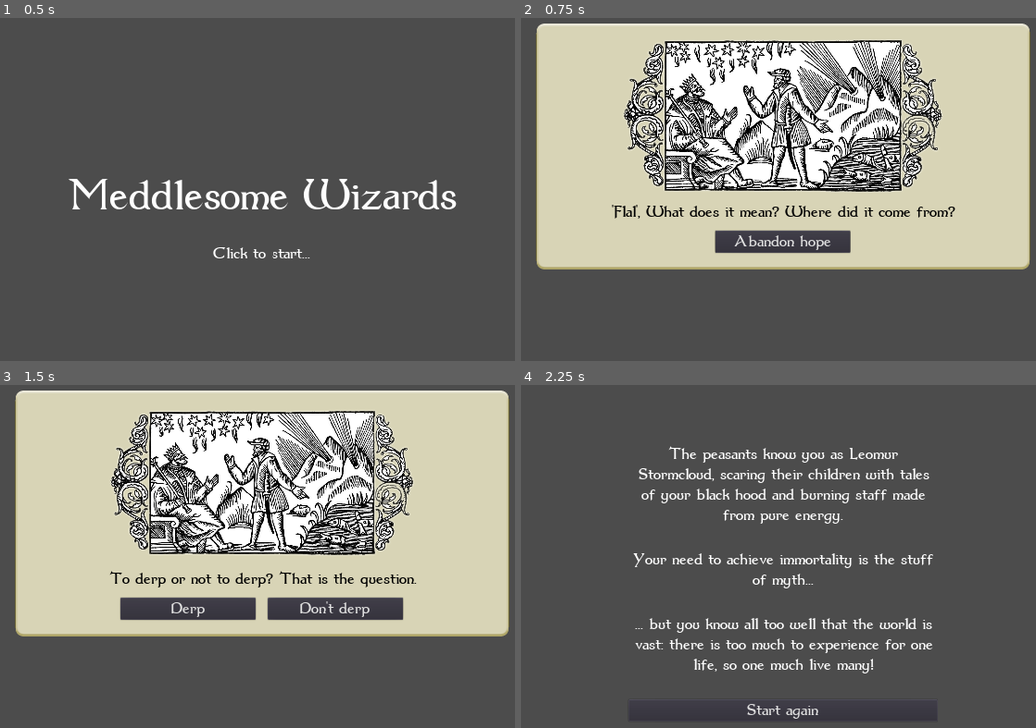
Above: before the commit, frames 1-4 (two rows, left to right).
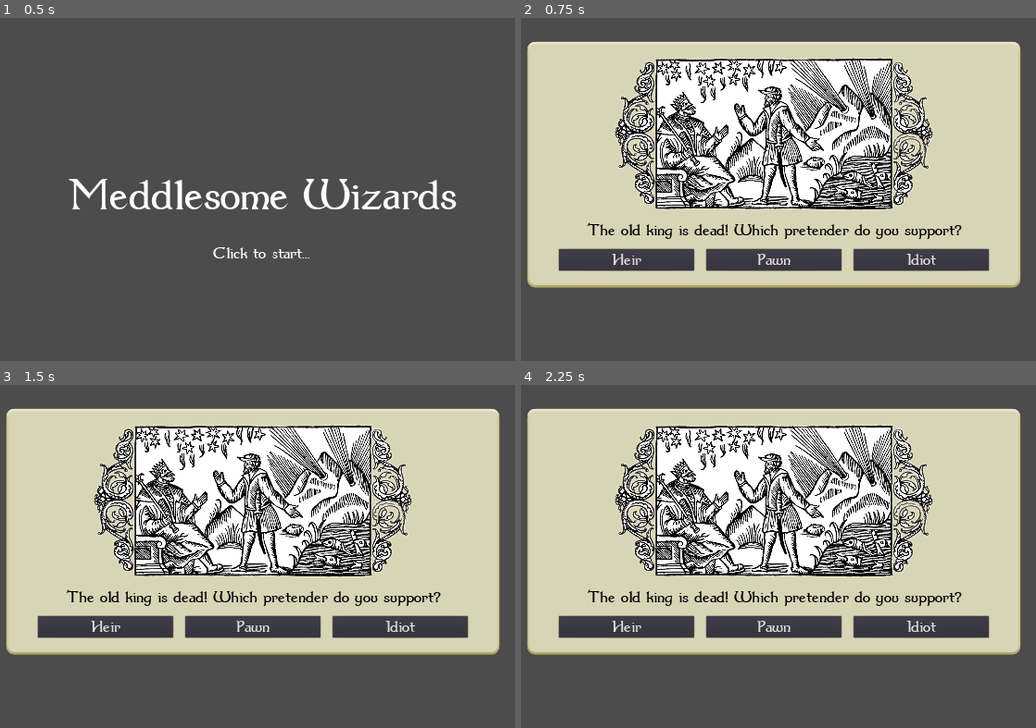
Above: after the commit, the same moments.

Repository: wilbefast/MeddlesomeMages
Game: Godot game, scene res://scenes/Main.tscn
Same seed, same stepped clock (60 frames per second), same inputs: the game is played once before the commit and once after it.
Inputs (mouse positions are in pixels of both pictures, inside the frame that each line leads up to):
- Up to frame 1 (0.5 s): no input
- Up to frame 2 (0.75 s): tap Enter at 0.5 s; drag from (783, 216) to (855, 124) at 0.52 s
- Up to frame 3 (1.5 s): click (262, 607) at 1.25 s, where only the run before the commit has a clickable "Abandon hope"
- Up to frame 4 (2.25 s): click (711, 607) at 2 s, where only the run before the commit has a clickable "Derp"

Frame 1 is identical in both runs. In frame 2, 41% of the frame differs, in the area x 1-99%, y 1-79%; in frame 3, 41%; in frame 4, 63%, in the area x 1-98%, y 6-98%.

Commit message:
first set of dilemmas, plus sensation->freedom

Diff:
--- a/GodotProject/resources/Database.gd
+++ b/GodotProject/resources/Database.gd
@@ -1,62 +1,226 @@
 extends Node
 
-var attributes = [
+func _init():
+	randomize()
+
+var _attributes = [
 	"domination",
 	"immortality",
 	"knowledge",
 	"justice",
-	"sensation"
+	"freedom"
 ]
 
-func _init():
-	randomize()
-
-var dilemmas = [
-	DilemmaData.new({
-		"question" : "To derp or not to derp? That is the question.",
-		"options" : [
-			OptionData.new({
-				"title" : "Derp",
-				"tooltip" : "Derping sounds like the right option.",
+var _dilemmas = [
+	DilemmaData.new({
+		"image" : 20,
+		"question" : "A ritual to gain foreknowledge of your death would be...",
+		"options" : [
+			OptionData.new({
+				"title" : "Impossible",
+				"tooltip" : "After all, you have no intention of dying. Ever.",
+				"attribute_modifiers" : {
+					"immortality" : 4
+				}
+			}),
+			OptionData.new({
+				"title" : "Intriguing",
+				"tooltip" : "Even the most painful truths must be sought out.",
+				"attribute_modifiers" : {
+					"knowledge" : 3,
+					"domination" : 1
+				}
+			}),
+			OptionData.new({
+				"title" : "Folly",
+				"tooltip" : "To know one's destiny in advance is against nature.",
+				"attribute_modifiers" : {
+					"justice" : 2,
+					"freedom" : 2
+				}
+			})
+		]
+	}),
+	DilemmaData.new({
+		"image" : 12,
+		"question" : "Ahead on the road, bandits have held up a merchant caravan...",
+		"options" : [
+			OptionData.new({
+				"title" : "Intercede",
+				"tooltip" : "Use your powers to protect the weak.",
+				"attribute_modifiers" : {
+					"justice" : 4
+				}
+			}),
+			OptionData.new({
+				"title" : "Avoid",
+				"tooltip" : "You are above all this and have other concerns...",
+				"attribute_modifiers" : {
+					"knowledge" : 2,
+					"immortality" : 2
+				}
+			}),
+			OptionData.new({
+				"title" : "Watch",
+				"tooltip" : "An opportunity to study their tactics first-hand!",
+				"attribute_modifiers" : {
+					"knowledge" : 3,
+					"freedom" : 1
+				}
+			})
+		]
+	}),
+	DilemmaData.new({
+		"image" : 4,
+		"question" : "You are summoned to court, how do you respond?",
+		"options" : [
+			OptionData.new({
+				"title" : "Refuse",
+				"tooltip" : "Politics are a distraction from more meaningful pursuits.",
+				"attribute_modifiers" : {
+					"knowledge" : 2,
+					"immortality" : 2,
+				}
+			}),
+			OptionData.new({
+				"title" : "Punish",
+				"tooltip" : '"Summoned"? Rain hell upon these presumptuous fools!',
+				"attribute_modifiers" : {
+					"freedom" : 3,
+					"domination" : 1
+				}
+			}),
+			OptionData.new({
+				"title" : "Obey",
+				"tooltip" : "Now's your chance to influence the course of history...",
+				"attribute_modifiers" : {
+					"justice" : 2,
+					"domination" : 2
+				}
+			})
+		]
+	}),
+	DilemmaData.new({
+		"image" : 0,
+		"question" : "What sort of familiar keeps you company?",
+		"options" : [
+			OptionData.new({
+				"title" : "Crow",
+				"tooltip" : "A clever bird, and from above it sees everything.",
+				"attribute_modifiers" : {
+					"knowledge" : 1,
+					"justice" : 1
+				}
+			}),
+			OptionData.new({
+				"title" : "Tortoise",
+				"tooltip" : "Impervious to attack and to the ravages of time.",
 				"attribute_modifiers" : {
 					"domination" : 1,
-					"immortality" : 2
-				}
-			}),
-			OptionData.new({
-				"title" : "Don't derp",
-				"tooltip" : "Derping? What an awful notion!",
-				"attribute_modifiers" : {
-					"knowledge" : 1,
-					"justice" : 2
-				}
-			})
-		]
-	}),
-	DilemmaData.new({
-		"question" : "'Flal', What does it mean? Where did it come from?",
-		"options" : [
-			OptionData.new({
-				"title" : "Abandon hope",
-				"tooltip" : "Today is not the day that we understand 'flal'...",
-				"attribute_modifiers" : {
-					"justice" : 1,
-					"sensation" : 2
+					"immortality" : 1
+				}
+			}),
+			OptionData.new({
+				"title" : "Cat",
+				"tooltip" : "It welcomes your caress, but is its own creature.",
+				"attribute_modifiers" : {
+					"freedom" : 2
+				}
+			})
+		]
+	}),
+	DilemmaData.new({
+		"image" : 10,
+		"question" : "The old king is dead! Which pretender do you support?",
+		"options" : [
+			OptionData.new({
+				"title" : "Heir",
+				"tooltip" : "Rumours of a secret progeny must be investigated.",
+				"attribute_modifiers" : {
+					"justice" : 2,
+					"knowledge" : 2
+				}
+			}),
+			OptionData.new({
+				"title" : "Pawn",
+				"tooltip" : "Your designs require someone pliable to sit the throne.",
+				"attribute_modifiers" : {
+					"domination" : 3,
+					"immortality" : 1
+				}
+			}),
+			OptionData.new({
+				"title" : "Idiot",
+				"tooltip" : "With an imbecile in power you'll be left alone.",
+				"attribute_modifiers" : {
+					"freedom" : 4
 				}
 			})
 		]
 	})
 ]
 
+var _thesaurus = {
+	"race" : ["elves", "dwarves", "southerners", "northmen", "halfings", "peasants", "gnomes", "giants"],
+	"name" : ["Meldrick", "Zalthar", "Kalista", "Belux", "Alteir", "Xana", "Wiltred",
+			"Vortoth", "Fanreir", "Gelidan", "Chalivon", "Davile", "Eilthir", "Holdar",
+			"Ilithan", "Jormuna", "Leomur", "Moragel", "Ovitt", "Paravir", "Queltir",
+			"Rothquis", "Selimond", "Talbur", "Ultheir", "Yaltan"],
+	"epithet" : ["Hawkeye", "The Wise", "The Wandering", "The Beast", "Stormcloud", "The Undefeated", "Blackguard", "Star-eyed"],
+	"legend" : ["speaking in hushed tones", "scaring their children with tales", "spreading word far and wide"],
+	"colour" : ["red", "orange", "yellow", "white", "green", "blue", "indigo", "purple", "black", "grey", "black", "brown"],
+	"clothes" : ["rags", "robes", "hood", "cloak", "mask", "hat", "boots", "mantel"],
+	"quality" : ["mighty", "deadly", "glowing", "burning", "hypnotic", "unbreakable"],
+	"tool" : ["wand", "staff", "spear", "club", "rod", "scepter"],
+	"material" : ["a dragon's tooth", "an ancient oak", "a fallen star", "pure energy"],
+	"quest" : ["quest", "mission", "desire", "aspiration", "wish", "thirst", "need", "will", "yearning"],
+	"objective_domination" : [ "rule the world", "acquire power", "reign over men" ],
+	"objective_immortality" : [ "live forever", "be remembered", "achieve immortality" ],
+	"objective_knowledge" : [ "achieve enlightenment", "acquire knowledge", "understand the universe" ],
+	"objective_justice" : [ "protect the innocent", "punish the guilty", "uphold justice" ],
+	"objective_freedom" : [ "serve no master", "go and do as you please", "live without bonds"],
+	"awesome" : ["nothing short of legendary", "the stuff of legend", "the stuff of myth",
+				"often misunderstood", "much debated by academics", "sung by the bards",
+				"the subject of many a ballad", "the inspiration for much epic poetry"],
+	"know" : ["know all too well", "have come to understand", "have long known", "are well aware"],
+	"wisdom_domination_immortality" : ["only a conqueror can challenge the gods and pry immortality from their grip"],
+	"wisdom_domination_knowledge" : ["the doors of enlightenment must be forced open - one must have power"],
+	"wisdom_domination_justice" : ["for justice to be upheld in the world a good person must rule it with an iron grip"],
+	"wisdom_domination_freedom" : ["only an undisputed ruler is free to go wherever and do whatever please them"],
+	"wisdom_immortality_domination" : ["they who live eternal are free to pursue power, becoming living gods in time"],
+	"wisdom_immortality_knowledge" : ["a mortal can only learn so much - to learn every secret one must seek immortality"],
+	"wisdom_immortality_justice" : ["the rule of law must be eternal, unbending, and so must its avatar"],
+	"wisdom_immortality_freedom" : ["death is the true tyrant - to be truly free one must first escape from its clutches"],
+	"wisdom_knowledge_domination" : ["knowledge is power - in the end the philosophers will be kings, and you first amongst them"],
+	"wisdom_knowledge_immortality" : ["immortality is beyond the reach of all but the very wise, so long study is necessary"],
+	"wisdom_knowledge_justice" : ["to pursue justice you must first understand the consequences of every crime and punishment"],
+	"wisdom_knowledge_freedom" : ["only the wise truly appreciate their freedom - a fool wouldn't know what to do with it"],
+	"wisdom_justice_domination" : ["to rule one must be loved, and to be loved one must be seen to be righteous"],
+	"wisdom_justice_immortality" : ["those who uphold justice live eternal, for men may die but the law lives on"],
+	"wisdom_justice_knowledge" : ["only the impartial judge can ever hope to uncover the truth of the world"],
+	"wisdom_justice_freedom" : ["all good men and women should be left free to drink from the cup this world has to offer"],
+	"wisdom_freedom_domination" : ["only when your own bonds have been broken can you bring others under the yoke"],
+	"wisdom_freedom_immortality" : ["the gods do not grant eternal life to the servile and unimaginative"],
+	"wisdom_freedom_knowledge" : ["the darkest truths can only be understood through first-hand experience"],
+	"wisdom_freedom_justice" : ["one cannot uphold justice fairly until one has indulged in ever hybris oneself"]
+}
+
 func get_initial_attributes():
 	var result = {}
-	for a in attributes:
+	for a in _attributes:
 		result[a] = 0
 	return result
 
 func get_initial_dilemmas():
 	var result = []
-	for d in dilemmas:
+	for d in _dilemmas:
 		result.push_back(d)
 	result.shuffle()
 	return result
+
+func bake_synonyms(template : String, words : Array) -> String:
+	var chosen_synonyms = []
+	for w in words:
+		var all_synonyms = _thesaurus[w]
+		chosen_synonyms.push_back(all_synonyms[randi() % all_synonyms.size()])
+	return template % chosen_synonyms
--- a/GodotProject/scenes/Dilemma.tscn
+++ b/GodotProject/scenes/Dilemma.tscn
@@ -13,9 +13,13 @@
 [node name="Dilemma" type="Control"]
 anchor_left = 0.5
 anchor_right = 0.5
-margin_top = 40.0
+margin_left = -23.5452
+margin_top = 87.0902
+margin_right = -23.5452
+margin_bottom = 87.0902
 script = ExtResource( 4 )
 __meta__ = {
+"_edit_group_": true,
 "_edit_use_anchors_": false
 }
 question_label = NodePath("MarginContainer/VBoxContainer/CenterContainer/VBoxContainer/QuestionLabel")
@@ -41,7 +45,6 @@
 margin_right = 1280.0
 margin_bottom = 640.0
 __meta__ = {
-"_edit_group_": true,
 "_edit_use_anchors_": false
 }
 
--- a/GodotProject/scenes/GameOver.tscn
+++ b/GodotProject/scenes/GameOver.tscn
@@ -21,7 +21,6 @@
 }
 renown_label = NodePath("CenterContainer/VBoxContainer/RenownLabel")
 quest_label = NodePath("CenterContainer/VBoxContainer/QuestLabel")
-wisdom_label = NodePath("CenterContainer/VBoxContainer/WisdomLabel")
 
 [node name="CenterContainer" type="CenterContainer" parent="."]
 anchor_right = 1.0
@@ -33,9 +32,9 @@
 
 [node name="VBoxContainer" type="VBoxContainer" parent="CenterContainer"]
 margin_left = 560.0
-margin_top = 182.0
+margin_top = 239.0
 margin_right = 1360.0
-margin_bottom = 898.0
+margin_bottom = 841.0
 custom_constants/separation = 64
 __meta__ = {
 "_edit_use_anchors_": false
@@ -54,32 +53,39 @@
 [node name="QuestLabel" type="Label" parent="CenterContainer/VBoxContainer"]
 margin_top = 273.0
 margin_right = 800.0
-margin_bottom = 376.0
+margin_bottom = 482.0
 rect_min_size = Vector2( 800, 0 )
-custom_fonts/font = SubResource( 2 )
-text = "Your quest to leave your mark on the world is the stuff of legend."
+custom_fonts/font = SubResource( 1 )
+text = "Your quest to leave your mark on the world is the stuff of legend:  you know all too well that history is written by the victors: only through power can one live eternal."
 align = 1
 valign = 1
 autowrap = true
 
-[node name="WisdomLabel" type="Label" parent="CenterContainer/VBoxContainer"]
-margin_top = 440.0
+[node name="HBoxContainer" type="HBoxContainer" parent="CenterContainer/VBoxContainer"]
+margin_top = 546.0
 margin_right = 800.0
-margin_bottom = 596.0
-rect_min_size = Vector2( 800, 0 )
+margin_bottom = 602.0
+custom_constants/separation = 32
+
+[node name="RestartButton" type="Button" parent="CenterContainer/VBoxContainer/HBoxContainer"]
+margin_right = 384.0
+margin_bottom = 56.0
+size_flags_horizontal = 3
 custom_fonts/font = SubResource( 2 )
-text = "But you know all too well that history is written by the victors: only through power can one live eternal."
-align = 1
-valign = 1
-autowrap = true
-
-[node name="Button" type="Button" parent="CenterContainer/VBoxContainer"]
-margin_top = 660.0
-margin_right = 800.0
-margin_bottom = 716.0
-custom_fonts/font = SubResource( 3 )
 text = "Start again"
 __meta__ = {
 "_edit_use_anchors_": false
 }
-[connection signal="pressed" from="CenterContainer/VBoxContainer/Button" to="." method="_on_Button_pressed"]
+
+[node name="ClipboardButton" type="Button" parent="CenterContainer/VBoxContainer/HBoxContainer"]
+margin_left = 416.0
+margin_right = 800.0
+margin_bottom = 56.0
+size_flags_horizontal = 3
+custom_fonts/font = SubResource( 2 )
+text = "Copy to clipboard"
+__meta__ = {
+"_edit_use_anchors_": false
+}
+[connection signal="pressed" from="CenterContainer/VBoxContainer/HBoxContainer/RestartButton" to="." method="_on_RestartButton_pressed"]
+[connection signal="pressed" from="CenterContainer/VBoxContainer/HBoxContainer/ClipboardButton" to="." method="_on_ClipboardButton_pressed"]
--- a/GodotProject/scripts/Dilemma.gd
+++ b/GodotProject/scripts/Dilemma.gd
@@ -28,5 +28,9 @@
 func chose_option(option_data):
 	var option_container_node = get_node(option_container)
 	for option in option_container_node.get_children():
+		# Remove the old buttons
 		option.queue_free()
+	yield(get_tree(), "idle_frame")
+	yield(get_tree(), "idle_frame")
+	# Add the new buttons
 	emit_signal("on_resolved", option_data)
--- a/GodotProject/scripts/GameOver.gd
+++ b/GodotProject/scripts/GameOver.gd
@@ -4,10 +4,13 @@
 
 export(NodePath) var renown_label
 export(NodePath) var quest_label
-export(NodePath) var wisdom_label
 
-func _on_Button_pressed():
+func _on_RestartButton_pressed():
 	emit_signal("on_restart")
+
+
+func _on_ClipboardButton_pressed():
+	OS.clipboard = get_node(renown_label).text + "\n" + get_node(quest_label).text
 
 var _attributes
 func sort_attributes(a, b):
@@ -23,75 +26,13 @@
 
 	get_node(renown_label).text = _generate_renown_text(attribute_names)
 	get_node(quest_label).text = _generate_quest_text(attribute_names)
-	get_node(wisdom_label).text = _generate_wisdom_text(attribute_names)
 
 func _generate_renown_text(attribute_names : Array) -> String:
 	# "The goblins know you as Gremweld the grey, speaking in hushed tones of your turquoise robes and staff made from a dragon's tooth."
-	var result = "The %s know you as %s %s, %s of your %s %s and %s %s made from %s."
-	result = result % _get_random(["race", "name", "epithet", "legend", "colour", "clothes", "quality", "tool", "material" ])
-	return result
+	return Database.bake_synonyms("The %s know you as %s %s, %s of your %s %s and %s %s made from %s.",
+			["race", "name", "epithet", "legend", "colour", "clothes", "quality", "tool", "material" ])
 
 func _generate_quest_text(attribute_names : Array) -> String:
 	# "Your quest to leave your mark on the world is the stuff of legend."
-	var result = "Your %s to %s is %s..."
-	result = result % _get_random(["quest", "objective_" + attribute_names[1], "awesome"])
-	return result
-
-func _generate_wisdom_text(attribute_names : Array) -> String:
-	# "But you know all too well that history is written by the victors: only through power can one live eternal!"
-	var result = "... but you %s that %s!"
-	result = result % _get_random(["know", "wisdom_" + attribute_names[1] + "_" + attribute_names[0]])
-	return result
-
-var _thesaurus = {
-	"race" : ["elves", "dwarves", "southerners", "northmen", "halfings", "peasants", "fae", "gnomes", "giants"],
-	"name" : ["Meldrick", "Zalthar", "Kalista", "Belux", "Alteir", "Xana", "Wiltred",
-			"Vortoth", "Fanreir", "Gelidan", "Chalivon", "Davile", "Eilthir", "Holdar",
-			"Ilithan", "Jormuna", "Leomur", "Moragel", "Ovitt", "Paravir", "Queltir",
-			"Rothquis", "Selimond", "Talbur", "Ultheir", "Yaltan"],
-	"epithet" : ["Hawkeye", "The Wise", "The Wandering", "The Beast", "Stormcloud", "The Undefeated", "Blackguard", "Star-eyed"],
-	"legend" : ["speaking in hushed tones", "scaring their children with tales", "spreading word far and wide"],
-	"colour" : ["red", "orange", "yellow", "white", "green", "blue", "indigo", "purple", "black", "grey", "black", "brown"],
-	"clothes" : ["rags", "robes", "hood", "cloak", "mask", "hat", "boots", "mantel"],
-	"quality" : ["mighty", "deadly", "glowing", "burning", "hypnotic", "unbreakable"],
-	"tool" : ["wand", "staff", "spear", "club", "rod", "scepter"],
-	"material" : ["a dragon's tooth", "an ancient oak", "a fallen star", "pure energy"],
-	"quest" : ["quest", "mission", "desire", "aspiration", "wish", "thirst", "need", "will", "yearning"],
-	"objective_domination" : [ "rule the world", "acquire power", "reign over men" ],
-	"objective_immortality" : [ "live forever", "be remembered", "achieve immortality" ],
-	"objective_knowledge" : [ "achieve enlightenment", "acquire knowledge", "understand the universe" ],
-	"objective_justice" : [ "protect the innocent", "punish the guilty", "uphold justice" ],
-	"objective_sensation" : [ "wallow in hedonism", "experience every sensation", "live passionately"],
-	"awesome" : ["nothing short of legendary", "the stuff of legend", "the stuff of myth",
-				"often misunderstood", "much debated by academics", "sung by the bards",
-				"the subject of many a ballad", "the inspiration for much epic poetry"],
-	"know" : ["know all too well", "have come to understand", "have long known", "are well aware"],
-	"wisdom_domination_immortality" : ["history is written by the victors: only through dominance can one live eternal"],
-	"wisdom_domination_knowledge" : ["the doors of enlightenment must be forced open: one must have power"],
-	"wisdom_domination_justice" : ["for justice to be upheld in the world a good person must rule it with an iron grip"],
-	"wisdom_domination_sensation" : ["only an undisputed ruler is free to experience every sensation they crave"],
-	"wisdom_immortality_domination" : ["he or she who lives eternal is free to pursue power, and welcomed by the masses"],
-	"wisdom_immortality_knowledge" : ["a mortal can only learn so much: to learn every secret one must seek immortality"],
-	"wisdom_immortality_justice" : ["the rule of law must be eternal, unbending, and so must its avatar"],
-	"wisdom_immortality_sensation" : ["the world is vast: there is too much to experience for one life, so one much live many"],
-	"wisdom_knowledge_domination" : ["knowledge is power: in the end the philosophers will be kings, and you first amongst them"],
-	"wisdom_knowledge_immortality" : ["immortality is beyond the reach of all but the very wise: long study is necessary"],
-	"wisdom_knowledge_justice" : ["to pursue justice you must first understand the consequences of every crime and punishment"],
-	"wisdom_knowledge_sensation" : ["true ecstasy comes from the mind, not the body: only the wise truly appreciate their freedom"],
-	"wisdom_justice_domination" : ["to rule one must be loved, and to be loved one must be seen to be righteous"],
-	"wisdom_justice_immortality" : ["those who uphold justice live eternal, for men may die but the law lives on"],
-	"wisdom_justice_knowledge" : ["only the impartial judge can ever hope to uncover the truth of the world"],
-	"wisdom_justice_sensation" : ["all good men and women should be left free to indulge in the pleasures that this world has to offer"],
-	"wisdom_sensation_domination" : ["the greatest of pleasures is to rule over others: to see them cover before you"],
-	"wisdom_sensation_immortality" : ["when our cries of ecstasy reach the gods, only then do we achieve immortality"],
-	"wisdom_sensation_knowledge" : ["there is truth in the intensity of sensation that cannot be found in reason"],
-	"wisdom_sensation_justice" : ["one cannot uphold justice fairly until one has indulged in ever hybris oneself"]
-}
-
-func _get_random(args : Array) -> Array:
-	randomize()
-	var result = []
-	for a in args:
-		var possibilities = _thesaurus[a]
-		result.push_back(possibilities[randi() % possibilities.size()])
-	return result
+	return Database.bake_synonyms("Your %s to %s is %s: you %s that %s!",
+			["quest", "objective_" + attribute_names[1], "awesome", "know", "wisdom_" + attribute_names[1] + "_" + attribute_names[0]])
--- a/GodotProject/scripts/Main.gd
+++ b/GodotProject/scripts/Main.gd
@@ -34,8 +34,7 @@
 	# update model
 	print("Chose option ", option_data.title)
 	for key in option_data.attribute_modifiers:
-#		attributes[key] += option_data.attribute_modifiers[key]
-		attributes[key] += randi()
+		attributes[key] += option_data.attribute_modifiers[key]
 		print(key, " now has value ", attributes[key])
 	chosen_options.push_back(option_data.title)
 	var new_dilemma = dilemmas.pop_front()
Not shown: 2 places in GodotProject/scenes/GameOver.tscn that only renumber resources
